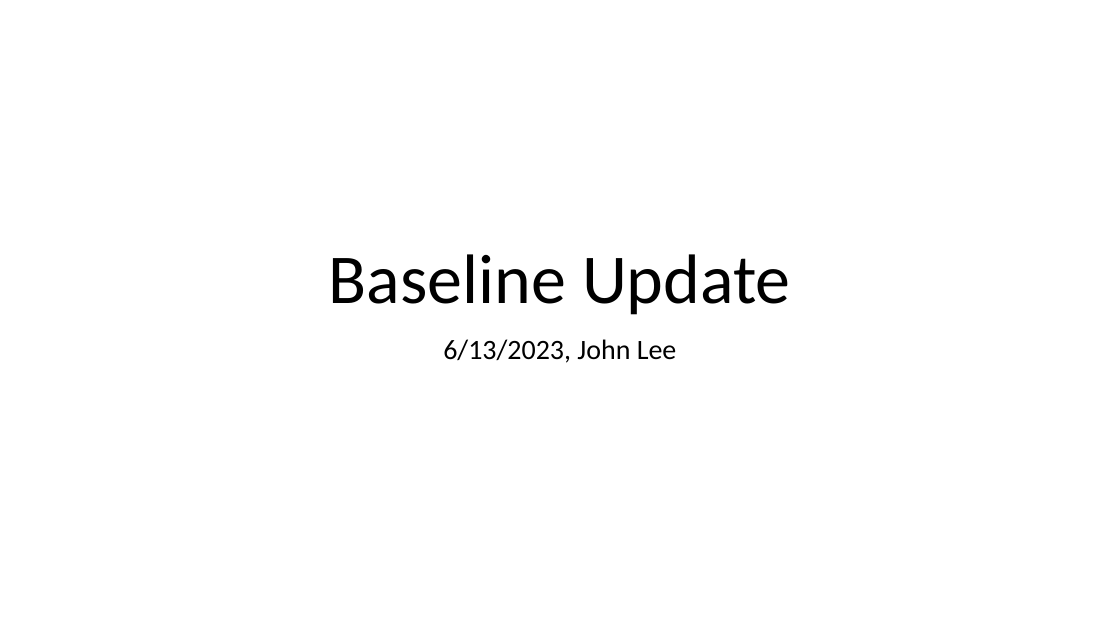
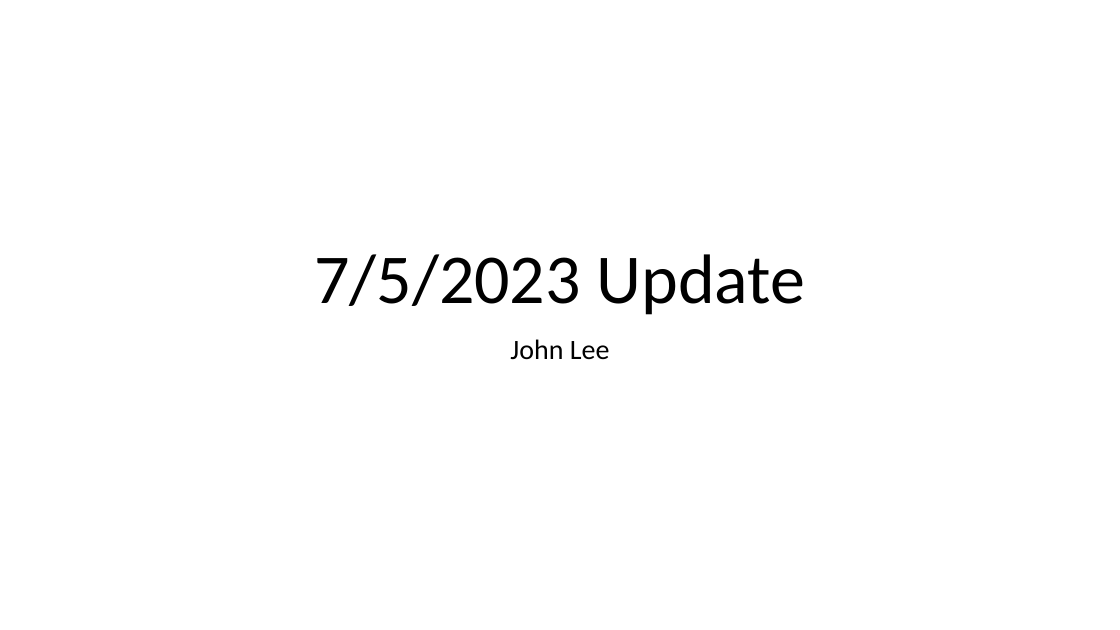
Before and after one commit to JohnDLee/ChemistryPE, a slide deck: slide 1 of pptx/6-13-2023.pptx. Drawn at 1120x630 pixels with LibreOffice and Linux fonts; fonts in the diff are those of the drawing. Boxes give left, top, right and bottom in pixels: in the first picture for what was removed or moved away, otherwise in the second. Text is boxed around its words. In the diff, an @@ line names an element or a change of style, - is before the commit and + after.

```diff
--- a/pptx/6-13-2023.pptx
+++ b/pptx/6-13-2023.pptx
@@ title at [314, 254, 806, 315]: text changed @@
-Baseline Update
+7/5/2023 Update
@@ subtitle at [510, 339, 610, 360]: text changed @@
-6/13/2023, John Lee
+John Lee
```
Also in this commit, not shown: 1 other slide changed, 3 slides added, 3 slides removed, 17 other files.
